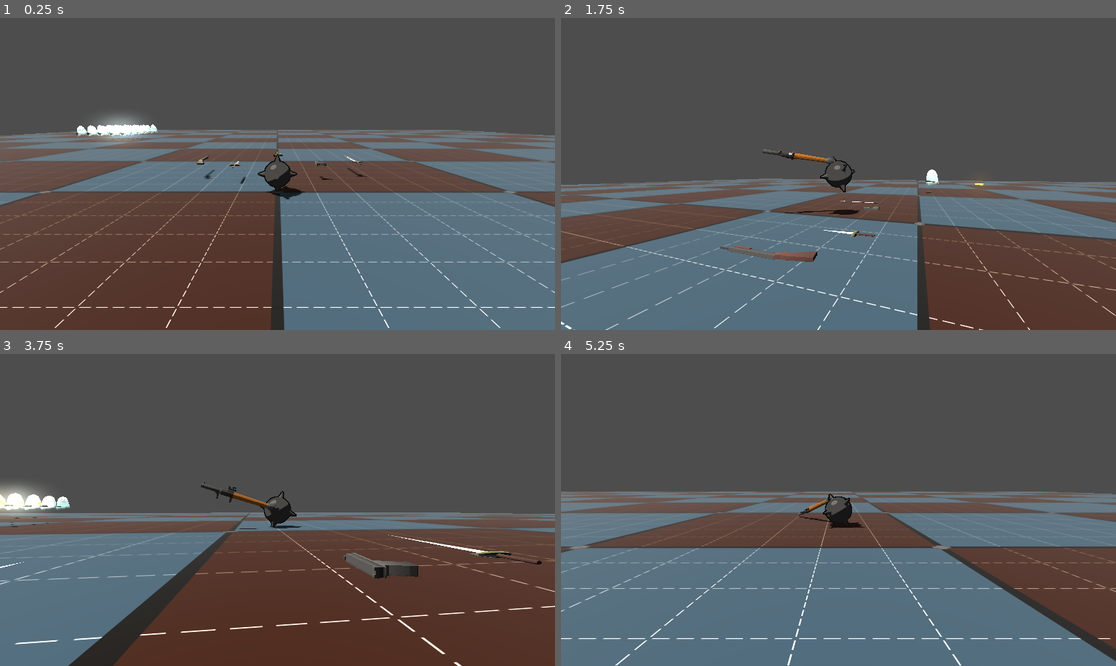
Above: before the commit, frames 1-4 (two rows, left to right).
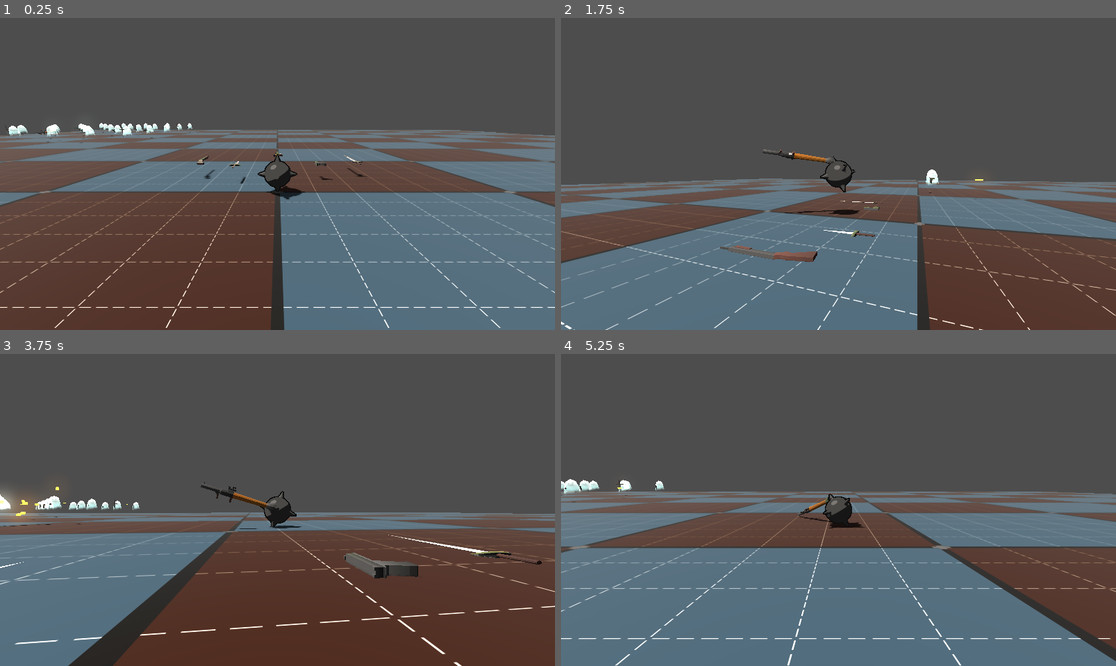
Above: after the commit, the same moments.

Repository: erikringwalters/pirate-jam-16-prototype
Game: Godot game, scene res://scenes/main.tscn
Same seed, same stepped clock (60 frames per second), same inputs: the game is played once before the commit and once after it.
Inputs (mouse positions are in pixels of both pictures, inside the frame that each line leads up to):
- Up to frame 1 (0.25 s): no input
- Up to frame 2 (1.75 s): move the mouse to (810, 236) at 0.52 s; press the mouse at (810, 236) at 0.53 s; hold W (move_up) from 0.53 s (still down); move the mouse to (877, 177) at 1.27 s; release the mouse at (877, 177) at 1.28 s; click (877, 177) at 1.35 s
- Up to frame 3 (3.75 s): move the mouse to (233, 506) at 2.02 s; press the mouse at (233, 506) at 2.03 s; move the mouse to (283, 510) at 2.77 s; release W (move_up) at 2.78 s; release the mouse at (283, 510) at 2.78 s; hold A (move_left) 2.78-3.53 s; click (283, 510) at 2.85 s; move the mouse to (255, 503) at 3.52 s; press the mouse at (255, 503) at 3.53 s; hold W (move_up) from 3.53 s (still down)
- Up to frame 4 (5.25 s): keep holding W (move_up); move the mouse to (866, 510) at 4.27 s; release the mouse at (866, 510) at 4.28 s; click (866, 510) at 4.35 s; move the mouse to (810, 510) at 5.02 s; press the mouse at (810, 510) at 5.03 s

The runs differ from the first frame. In frame 1, 1.0% of the frame differs, in the area x 0-35%, y 31-41%; in frame 2, less than 0.1%; in frame 3, 1.0%, in the area x 0-26%, y 41-56%; in frame 4, 0.3%.

Commit message:
player takes damage

Diff:
--- /dev/null
+++ b/materials/enemy_physics.tres
@@ -0,0 +1,5 @@
+[gd_resource type="PhysicsMaterial" format=3 uid="uid://dhkqttv3uynke"]
+
+[resource]
+friction = 0.0
+rough = true
--- a/scenes/enemy/enemy.tscn
+++ b/scenes/enemy/enemy.tscn
@@ -1,6 +1,7 @@
-[gd_scene load_steps=7 format=3 uid="uid://cqtfijlj7vwni"]
+[gd_scene load_steps=8 format=3 uid="uid://cqtfijlj7vwni"]
 
 [ext_resource type="Script" uid="uid://1a81wjttwnhm" path="res://scripts/enemy.gd" id="1_4a83h"]
+[ext_resource type="PhysicsMaterial" uid="uid://dhkqttv3uynke" path="res://materials/enemy_physics.tres" id="1_tjssy"]
 [ext_resource type="Texture2D" uid="uid://bnhh6vf5r24ld" path="res://assets/enemy/GhostTex.png" id="2_40wdo"]
 [ext_resource type="ArrayMesh" uid="uid://gferg0ys3cxv" path="res://assets/enemy/Ghost.obj" id="3_tjssy"]
 
@@ -24,10 +25,10 @@
 height = 2.1
 
 [node name="Enemy" type="RigidBody3D"]
-collision_layer = 16
-collision_mask = 16
 axis_lock_angular_x = true
 axis_lock_angular_z = true
+mass = 0.01
+physics_material_override = ExtResource("1_tjssy")
 script = ExtResource("1_4a83h")
 
 [node name="RBCollision" type="CollisionShape3D" parent="."]
@@ -49,7 +50,7 @@
 
 [node name="WeaponMarker" type="Marker3D" parent="."]
 unique_name_in_owner = true
-transform = Transform3D(1, 0, 0, 0, 1, 0, 0, 0, 1, 0.3, 0, -0.4)
+transform = Transform3D(1, 0, 0, 0, 1, 0, 0, 0, 1, 0.3, 0.2, -0.5)
 
 [node name="ResetHitColor" type="Timer" parent="."]
 wait_time = 0.1
--- a/scenes/player/player.tscn
+++ b/scenes/player/player.tscn
@@ -50,8 +50,8 @@
 
 [node name="HitBox" type="Area3D" parent="."]
 unique_name_in_owner = true
-collision_layer = 4
-collision_mask = 4
+collision_layer = 68
+collision_mask = 68
 
 [node name="HitBoxCollision" type="CollisionShape3D" parent="HitBox"]
 shape = SubResource("SphereShape3D_ig7tw")
@@ -89,4 +89,5 @@
 skeleton = NodePath("../..")
 
 [connection signal="area_entered" from="HitBox" to="." method="_on_pickup_area_entered"]
+[connection signal="area_entered" from="HitBox" to="." method="_on_hit_box_area_entered"]
 [connection signal="body_entered" from="HitBox" to="." method="_on_pickup_body_entered"]
--- a/scenes/weapons/bullet.tscn
+++ b/scenes/weapons/bullet.tscn
@@ -27,6 +27,6 @@
 [node name="RayCast3D" type="RayCast3D" parent="."]
 
 [node name="Life" type="Timer" parent="."]
-wait_time = 3.0
+wait_time = 7.5
 
 [connection signal="timeout" from="Life" to="." method="_on_life_timeout"]
--- a/scenes/weapons/shotgun.tscn
+++ b/scenes/weapons/shotgun.tscn
@@ -7,7 +7,7 @@
 size = Vector3(0.15, 1.5, 0.1)
 
 [sub_resource type="BoxShape3D" id="BoxShape3D_278ir"]
-size = Vector3(0.2, 1.25, 0.15)
+size = Vector3(0.2, 0.75, 0.15)
 
 [node name="Shotgun_PickupItem" type="RigidBody3D" groups=["GroundCollision", "Pickup"]]
 transform = Transform3D(1, 0, 0, 0, -4.37114e-08, -1, 0, 1, -4.37114e-08, 0, 0, 0)
--- a/scripts/bullet.gd
+++ b/scripts/bullet.gd
@@ -1,7 +1,7 @@
 extends Area3D
 
 const SPEED : float = 20.0
-var damage : float = 100.0
+var damage : float = 10.0
 var type : String
 
 @onready var mesh :MeshInstance3D = $MeshInstance3D
--- a/scripts/enemy.gd
+++ b/scripts/enemy.gd
@@ -2,7 +2,7 @@
 
 @export var move_speed = 1.0
 @export var acceleration := 50.0
-@export var max_health := 1000.0
+@export var max_health := 100.0
 @export var turn_speed := 0.01
 
 @onready var _weapon_marker = %WeaponMarker
@@ -11,13 +11,17 @@
 var weapon:Node3D
 
 func _ready() -> void:
-	weapon_name = "Handgun"
+	weapon_name = Items.weapons.keys()[randi_range(0, Items.weapons.size() - 1)]
+	print(weapon_name)
 	weapon = Items.weapons[str(weapon_name)]['weapon_scene'].instantiate()
 	add_child(weapon)
 	weapon.set_weapon_type(weapon_name)
 	weapon.enemy_pick_up()
 	weapon.global_transform.origin = _weapon_marker.global_transform.origin
-	weapon.rotation.y += deg_to_rad(180)
+	weapon.rotation.x += deg_to_rad(90)
+	weapon.rotation.y += deg_to_rad(90)
+	weapon.rotation.z += deg_to_rad(-90)
+
 	weapon.set_deferred("freeze", true)
 	#get_node("RBCollision/MeshInstance3D").surface_material_override(0.resource_local_to_scene = true)
 
--- a/scripts/items.gd
+++ b/scripts/items.gd
@@ -7,7 +7,7 @@
 	"Dagger" : {
 		"path":"res://assets/weapons/Dagger.fbx",
 		"weapon_scene": ResourceLoader.load("res://scenes/weapons/dagger.tscn"),
-		"base_damage": 100.0,
+		"base_damage": 10.0,
 		"damage_mult": 1.0,
 		"base_cooldown": common_base_cooldown,
 		"cooldown_mult": 1.0,
@@ -16,7 +16,7 @@
 	"Sword" : {
 		"path":"res://assets/weapons/Sword.fbx",
 		"weapon_scene": ResourceLoader.load("res://scenes/weapons/sword.tscn"),
-		"base_damage": 100.0,
+		"base_damage": 10.0,
 		"damage_mult": 1.0,
 		"base_cooldown": common_base_cooldown,
 		"cooldown_mult": 1.0,
@@ -25,7 +25,7 @@
 	"Handgun" : {
 		"path":"res://assets/weapons/Handgun.fbx",
 		"weapon_scene": ResourceLoader.load("res://scenes/weapons/handgun.tscn"),
-		"base_damage": 100.0,
+		"base_damage": 10.0,
 		"damage_mult": 1.0,
 		"base_cooldown": common_base_cooldown,
 		"cooldown_mult": 1.0,
@@ -34,7 +34,7 @@
 	"Shotgun" : {
 		"path":"res://assets/weapons/Shotgun.fbx",
 		"weapon_scene": ResourceLoader.load("res://scenes/weapons/shotgun.tscn"),
-		"base_damage": 100.0,
+		"base_damage": 10.0,
 		"damage_mult": 1.0,
 		"base_cooldown": common_base_cooldown,
 		"cooldown_mult": 1.0,
@@ -43,7 +43,7 @@
 	"Rocket" : {
 		"path":"res://assets/weapons/Rocket.fbx",
 		"weapon_scene": ResourceLoader.load("res://scenes/weapons/rocket.tscn"),
-		"base_damage": 100.0,
+		"base_damage": 10.0,
 		"damage_mult": 1.0,
 		"base_cooldown": 2.0,
 		"cooldown_mult": 1.0,
--- a/scripts/main.gd
+++ b/scripts/main.gd
@@ -6,7 +6,7 @@
 @export var x_offset : float = 20.0
 @export var y_offset : float = 1.0
 @export var z_offset : float = 20.0
-@export var spread_offset : float = 1.5
+@export var spread_offset : float = 5
 
 func _ready() -> void:
 	spawn_wave(5)
@@ -15,8 +15,10 @@
 func spawn_wave(n:int) -> void:
 	for i in n:
 		for j in n:
+			# Spawn enemy
 			var enemy = enemy_scene.instantiate()
 			add_child(enemy)
+			# Spawn weapon alone
 			#var weapon = weapon_scene.instantiate()
 			#add_child(weapon)
 			#enemy.global_transform.origin = Vector3(
--- a/scripts/player.gd
+++ b/scripts/player.gd
@@ -9,6 +9,7 @@
 @export_group("Movement")
 @export var move_speed := 16.0
 @export var acceleration := 50.0
+@export var health = 10000
 
 var _camera_input_direction := Vector2.ZERO
 
@@ -77,5 +78,19 @@
 	if(body.is_in_group("Pickup") and collision != null):
 		collision.reparent(self, true)
 		collision.get_node("HitBox").connect("body_entered", Callable(self, "_on_pickup_body_entered"))
+		collision.get_node("HitBox").connect("area_entered", Callable(self, "_on_pickup_area_entered"))
 		body.set_deferred("freeze", true)
 		body.pick_up()
+
+func _on_pickup_area_entered(area: Node3D) -> void:
+	take_hit(area)
+
+func _on_hit_box_area_entered(area: Area3D) -> void:
+	take_hit(area)
+
+func take_hit(area:Node3D):
+	if area.is_in_group("Projectile"):
+		print("ouch player's hit")
+		health -= area.projectile_damage() if area.has_method("projectile_damage") else 0
+		print("player health: ", health)
+		area.queue_free()
--- a/scripts/weapon.gd
+++ b/scripts/weapon.gd
@@ -1,6 +1,6 @@
 extends RigidBody3D
 
-@export var damage : float = 100.0
+@export var damage : float = 10.0
 @export var is_projectile_weapon : bool = false
 
 # DM Note: Couldn't figure out how to check which RigidBody3D model the weapon was using, so this was the next best thing I could think of.
@@ -59,6 +59,7 @@
 			axis = Vector3(0, 0, 1)
 			rotation_amount = float((randi() % 180) - 90)/1000
 			projectile.transform.basis = projectile.transform.basis.rotated(axis, rotation_amount)
+			projectile.add_to_group("Projectile")
 			add_child_logic(projectile)
 	else:
 		projectile = projectile_scene.instantiate()
@@ -68,12 +69,14 @@
 		projectile.set_damage(Items.weapons[weapon_type]['base_damage'])
 		projectile.set_collision_layers(is_pickedup and get_collision_layer_value(CollisionLayers.ENEMY_DAMAGE))
 		print(get_collision_layer_value(CollisionLayers.PLAYER_DAMAGE))
+		projectile.add_to_group("Projectile")
 		add_child_logic(projectile)
 
 func start_shot_timer() -> void:
 	if(weapon_type):
 		var timer = Timer.new()
 		timer.wait_time = Items.weapons[weapon_type]['base_cooldown']
+		#timer.time_left = randf_range(0.0, timer.wait_time) # Randomize time on start?
 		add_child(timer)
 		timer.start()
 		timer.connect("timeout", Callable(self,"auto_shoot"))
@@ -92,7 +95,7 @@
 
 # DM Note: Timer triggered auto_shoot function with console logs for each weapon type
 func auto_shoot() -> void:
-	if is_pickedup:
+	if is_pickedup && is_projectile_weapon:
 		shoot()
 
 func melee_damage():
